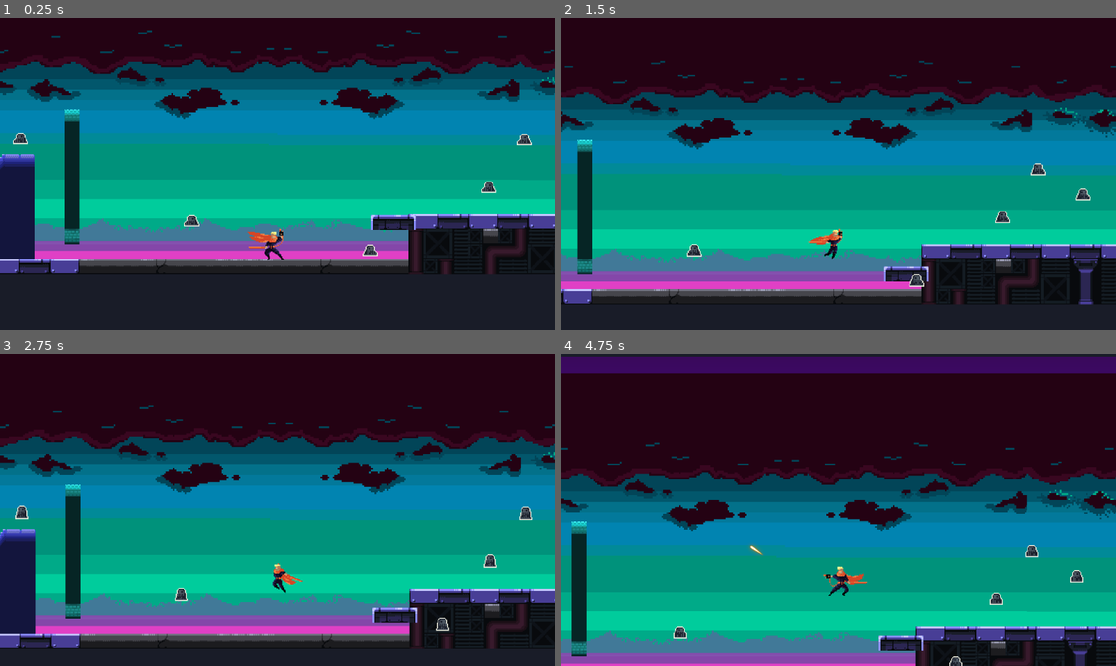
Above: before the commit, frames 1-4 (two rows, left to right).
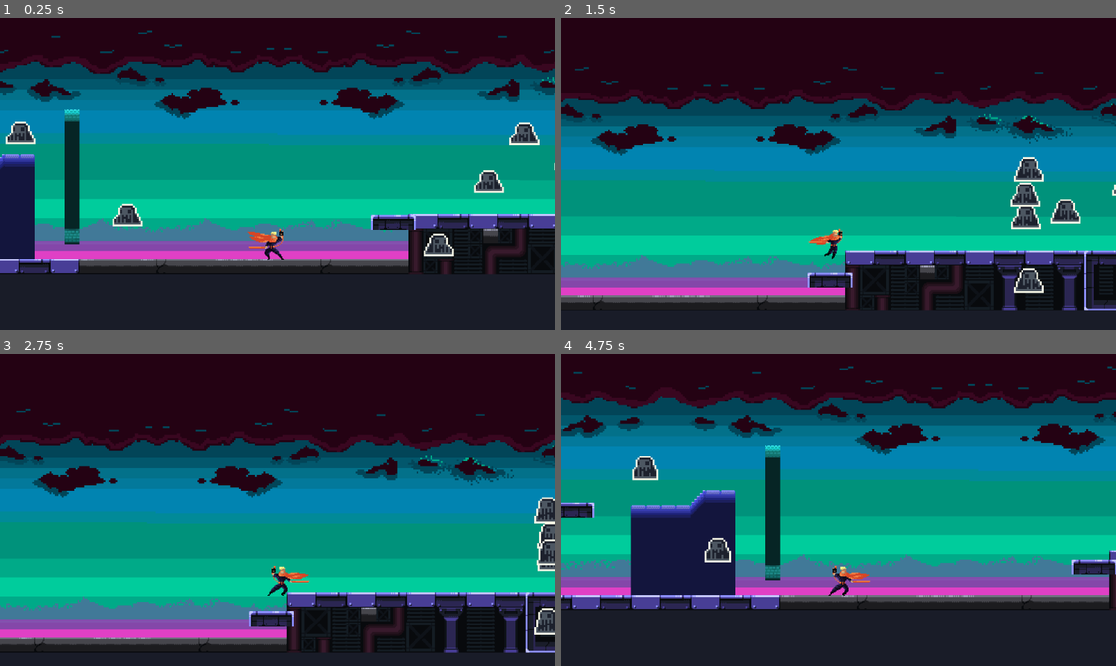
Above: after the commit, the same moments.

Repository: Fanxuui/neonshift
Game: Godot game, scene res://assets/PixelWhale_SF_Project/main1.tscn
The game is run twice, just before and just after one commit, with the same random seed, the same clock (stepped at 60 frames per second) and the same inputs. This scene is started directly instead of the project's main scene.
Inputs (mouse positions are in pixels of both pictures, inside the frame that each line leads up to):
- Up to frame 1 (0.25 s): no input
- Up to frame 2 (1.5 s): tap Enter (ui_accept) at 0.5 s; move the mouse to (960, 158) at 0.52 s; hold D (move_right) from 0.53 s (still down); right-click (960, 158) at 0.6 s; tap Space (jump) at 0.77, 0.8, 1.07, 1.35 s; move the mouse to (727, 189) at 1.27 s
- Up to frame 3 (2.75 s): tap Space (jump) at 1.52, 1.82, 2.3 s; right-click (166, 525) at 1.55 s; move the mouse to (333, 441) at 2.02 s; release D (move_right) at 2.03 s; hold A (move_left) from 2.03 s (still down); right-click (333, 441) at 2.1 s
- Up to frame 4 (4.75 s): move the mouse to (810, 572) at 2.77 s; release A (move_left) at 2.78 s; hold D (move_right) 2.78-4.28 s; click (810, 572) at 2.85 s; tap Space (jump) at 3.02, 3.32, 3.77, 3.8, 4.07, 4.35, 4.52 s; right-click (810, 572) at 3.05 s; move the mouse to (1005, 556) at 3.52 s; right-click (1005, 556) at 3.6 s; move the mouse to (672, 463) at 4.27 s; hold A (move_left) from 4.28 s (still down); right-click (672, 463) at 4.55 s

The runs differ from the first frame. In frame 1, 1.6% of the frame differs, in the area x 1-100%, y 33-77%; in frame 2, 29%; in frame 3, 25%; in frame 4, 86%, in the area x 0-100%, y 0-100%.

Commit message:
script update

Diff:
--- a/scripts/flying_enemy.gd
+++ b/scripts/flying_enemy.gd
@@ -1,7 +1,7 @@
 extends CharacterBody2D
 
 # === CONSTANTS ===
-const CHASE_SPEED := 100.0
+const CHASE_SPEED := 200.0
 const REDUCED_SPEED := 40.0
 const CHASE_RANGE := 250.0
 const MAX_HEALTH := 3
@@ -24,6 +24,7 @@
 # === READY ===
 func _ready():
 	add_to_group("enemies")
+	scale = Vector2(2,2)
 	var players = get_tree().get_nodes_in_group("player")
 	if players.size() > 0:
 		player = players[0] as Node2D
@@ -47,8 +48,10 @@
 		var move_speed: float
 		if _is_slowed:
 			move_speed = REDUCED_SPEED
+			modulate = Color(0, 0, 1)
 		else:
 			move_speed = CHASE_SPEED
+			modulate = Color(1, 1, 1)
 		velocity = dir * move_speed
 		move_and_slide()
 
@@ -59,8 +62,9 @@
 		move_and_slide()
 
 # === DAMAGE & STATUS ===
-func take_damage() -> void:
+func take_damage2(from_position: Vector2 = global_position) -> void:
 	health -= 1
+	apply_knockback(from_position)
 	if health <= 0:
 		die()
 
@@ -79,7 +83,7 @@
 # === COLLISIONS ===
 func _on_hitbox_area_entered(area: Area2D) -> void:
 	if area.is_in_group("playerhurtbox"):
-		area.get_parent().take_damage()
+		area.get_parent().take_damage(1)
 		apply_knockback(area.get_parent().global_position)
 
 
--- a/scripts/ghost.gd
+++ b/scripts/ghost.gd
@@ -1,9 +1,9 @@
 extends CharacterBody2D
 
 const REGULAR_SPEED := 50.0
-const CHASING_SPEED := 75.0
+const CHASING_SPEED := 350.0
 const REDUCED_SPEED := 20.0
-const CHASE_RANGE := 100.0
+const CHASE_RANGE := 200.0
 const STOP_RANGE := 5.0
 
 @export var speed := REGULAR_SPEED
@@ -20,6 +20,7 @@
 
 func _ready():
 	add_to_group("enemies")
+	scale = Vector2(2.0, 2.0)
 	var players = get_tree().get_nodes_in_group("player")
 	if players.size() > 0:
 		player = players[0] as Node2D
@@ -36,8 +37,10 @@
 		if reachable:
 			if _is_slowed:
 				speed = REDUCED_SPEED
+				modulate = Color(0, 0, 1)
 			else:
 				speed = CHASING_SPEED
+				modulate = Color(1, 1, 1)
 			if dist > STOP_RANGE:
 				direction = signf(dx)
 				animated_sprite.flip_h = (dx < 0.0)
@@ -70,4 +73,4 @@
 
 func _on_hitbox_area_entered(area: Area2D) -> void:
 	if area.is_in_group("playerhurtbox"):
-		area.get_parent().take_damage()
+		area.get_parent().take_damage(1)
--- a/scripts/player.gd
+++ b/scripts/player.gd
@@ -3,26 +3,39 @@
 signal health_changed(current)
 
 const SPEED = 140.0
-const JUMP_VELOCITY = -300.0
+const JUMP_VELOCITY = -350.0
 const MAX_HEALTH = 3
 @onready var game_manager: Node = $"../GameManager"
 const MAX_JUMPS = 2
 
-var ACCEL = 12
-var DECEL = 10
+const GRAVITY_NORMAL: float = 14.5
+const GRAVITY_WALL: float = 8.5
+const WALL_JUMP_PUSH_FORCE: float = 100.0
+
+
 
 @export var bullet_scene: PackedScene
 @onready var collision_shape: CollisionShape2D = $CollisionShape2D
 @onready var sword_hitbox: Area2D = $Sword/SwordHitbox
 @onready var target_point: Node2D = $TargetPoint
 
-enum PlayerState { IDLE, MOVE, JUMP, SWORD, GUN, DIE, HURT }
+enum PlayerState { IDLE, MOVE, JUMP, SWORD, GUN, DIE, HURT, WALL_CLIMB }
 
 var state: PlayerState = PlayerState.IDLE
 var anim_locked: bool = false
 
 var health = GameState.current_health
 var jump_count = 0
+
+var wall_contact_coyote: float = 0.0
+const WALL_CONTACT_COYOTE_TIME: float = 0.2
+
+var wall_jump_lock: float = 0.0
+const WALL_JUMP_LOCK_TIME: float = 0.05
+
+var look_dir_x: int = 1
+
+
 
 # Get the gravity from the project settings to be synced with RigidBody nodes.
 var gravity: int = ProjectSettings.get_setting("physics/2d/default_gravity")
@@ -59,31 +72,42 @@
 	state = PlayerState.DIE
 	_update_animation()
 
-func handle_movement_input(delta: float) -> void:
-
-	# Handle jump.
+func handle_movement_input() -> void:
+
+	if state in [PlayerState.SWORD, PlayerState.GUN, PlayerState.HURT, PlayerState.DIE]:
+		return
+
+	var on_left_wall := is_on_left_wall()
+	var on_right_wall := is_on_right_wall()
+	var on_wall := on_left_wall or on_right_wall
+
+	# --- WALL JUMP ---
+	if Input.is_action_just_pressed("jump") and on_wall and not is_on_floor():
+		state = PlayerState.JUMP
+		jump_count = 1
+		velocity.y = JUMP_VELOCITY
+		velocity.x = WALL_JUMP_PUSH_FORCE * (1 if on_left_wall else -1)
+		return
+
+	# --- NORMAL JUMP ---
 	if Input.is_action_just_pressed("jump") and jump_count < MAX_JUMPS:
 		state = PlayerState.JUMP
 		velocity.y = JUMP_VELOCITY
 		jump_count += 1
 
-
-
 	# Get the input direction and handle the movement/deceleration.
 	# As good practice, you should replace UI actions with custom gameplay actions.
 	var direction := Input.get_axis("move_left", "move_right")
-	var target_speed := direction * SPEED
-	if direction != 0:
-		velocity.x = lerp(velocity.x, target_speed, ACCEL * delta)
+	if direction:
+		velocity.x = direction * SPEED
 	else:
-		if is_on_floor():
-			velocity.x = lerp(velocity.x, 0.0, DECEL * delta)
+		velocity.x = move_toward(velocity.x, 0, SPEED)
 
 	if not anim_locked:
 		if not is_on_floor():
 			state = PlayerState.JUMP
 		else:
-			if direction != 0:
+			if velocity.x != 0:
 				state = PlayerState.MOVE
 			else:
 				state = PlayerState.IDLE
@@ -106,9 +130,8 @@
 		if state in [PlayerState.SWORD, PlayerState.GUN, PlayerState.HURT, PlayerState.DIE]:
 			return
 		state = PlayerState.GUN
-		velocity.x *= 0.2
 		anim_locked = true
-		shoot_bullet()
+		$AnimationPlayer.play("shoot")
 
 	if Input.is_action_just_pressed("slash"):
 		state = PlayerState.SWORD
@@ -116,35 +139,40 @@
 		sword_hitbox.start_attack()
 
 func _physics_process(delta: float) -> void:
-	# Add the gravity.
+	var on_left_wall := is_on_left_wall()
+	var on_right_wall := is_on_right_wall()
+	var on_wall := on_left_wall or on_right_wall
+
+	# Apply gravity
 	if not is_on_floor():
 		velocity.y += gravity * delta
 
-	#handle walking off ledge
-	if was_on_floor and not is_on_floor():
-		if jump_count == 0:
-			jump_count = 1
-
-
+		# Wall sliding
+		if velocity.y > 0 and on_wall:
+			velocity.y = GRAVITY_WALL
+			look_dir_x = -1 if on_left_wall else 1
+			state = PlayerState.WALL_CLIMB
+
+	# Reset jump count when touching floor
 	if is_on_floor():
 		jump_count = 0
 
-	was_on_floor = is_on_floor()
-
-	handle_attack_input()
-	if not anim_locked:
-		handle_movement_input(delta)
-
+	if anim_locked:
+		move_and_slide()
+		return
+
+	handle_movement_input()
 	move_and_slide()
 
-
+	# Handle sprite flip
 	if Input.is_action_pressed("move_right"):
 		facing_dir = Vector2.RIGHT
-		get_node("AnimatedSprite2D").flip_h = false
+		$AnimatedSprite2D.flip_h = false
 	elif Input.is_action_pressed("move_left"):
 		facing_dir = Vector2.LEFT
-		get_node("AnimatedSprite2D").flip_h = true
-
+		$AnimatedSprite2D.flip_h = true
+
+	handle_attack_input()
 	_update_animation()
 
 
@@ -160,6 +188,7 @@
 			if $AnimatedSprite2D.animation != "jump":
 				$AnimatedSprite2D.play("jump")
 		PlayerState.SWORD:
+			print("play animation")
 			if $AnimatedSprite2D.animation != "slash_sword":
 				$AnimatedSprite2D.play("slash_sword")
 		PlayerState.GUN:
@@ -190,6 +219,12 @@
 		game_manager.restart_run()
 
 
+	var dir = Input.get_axis("move_left", "move_right")
+	if dir != 0:
+		state = PlayerState.MOVE
+	else:
+		state = PlayerState.IDLE
+
 
 func _on_bottom_wall_body_entered(body: Node2D) -> void:
 	death()
@@ -199,3 +234,30 @@
 	await get_tree().create_timer(0.6, false, true).timeout
 	Engine.time_scale = 1.0
 	game_manager.restart_run()
+
+func check_wall(dir: int) -> bool:
+	var space_state := get_world_2d().direct_space_state
+	var shape := collision_shape.shape
+
+	var half_width := 0.0
+	if shape is RectangleShape2D:
+		half_width = shape.size.x * 0.5
+	elif shape is CapsuleShape2D:
+		half_width = shape.radius
+
+	var start := collision_shape.global_position + Vector2(dir * half_width, 0)
+	var end := start + Vector2(dir * 6, 0)
+
+	var params := PhysicsRayQueryParameters2D.new()
+	params.from = start
+	params.to = end
+	params.exclude = [self]
+
+	return not space_state.intersect_ray(params).is_empty()
+
+
+func is_on_left_wall() -> bool:
+	return check_wall(-1)
+
+func is_on_right_wall() -> bool:
+	return check_wall(1)
--- a/scripts/swordhitbox.gd
+++ b/scripts/swordhitbox.gd
@@ -13,11 +13,19 @@
 func _on_area_entered(area):
 	if not active: return
 	if not area.is_in_group("enemy_hurtbox"): return
-	var enemy : Node = area.get_owner()
+	var enemy : Node = area.get_parent()
 	if enemy == null: return
-	if enemy.has_method("take_damage"):
-		enemy.take_damage()
-	if enemy.has_method("apply_knockback"):
-		enemy.apply_knockback(area.get_parent().global_position)
-	if enemy.health != null:
-		print(enemy.health)
+	if is_instance_valid(enemy):
+		if enemy.has_method("take_damage"):
+			enemy.take_damage()
+			enemy.modulate = Color(1,0,0)
+			await get_tree().create_timer(0.67).timeout
+			if !is_instance_valid(enemy):
+				return
+			enemy.modulate = Color(1, 1, 1)
+		if enemy.has_method("apply_knockback"):
+			enemy.apply_knockback(area.get_parent().global_position)
+		if enemy.health != null:
+			print(enemy.health)
+		if enemy.has_method("take_damage2"):
+			enemy.take_damage2(global_position)
--- a/shooter.gd
+++ b/shooter.gd
@@ -44,8 +44,10 @@
 	if dist <= CHASE_RANGE:
 		if _is_slowed:
 			speed = REDUCED_SPEED
+			$AnimatedSprite2D.modulate = Color(0,0,1)
 		else:
 			speed = CHASE_SPEED
+			$AnimatedSprite2D.modulate = Color(1,1,1)
 		animated_sprite.flip_h = dir.x < 0
 	else:
 		speed = 0
